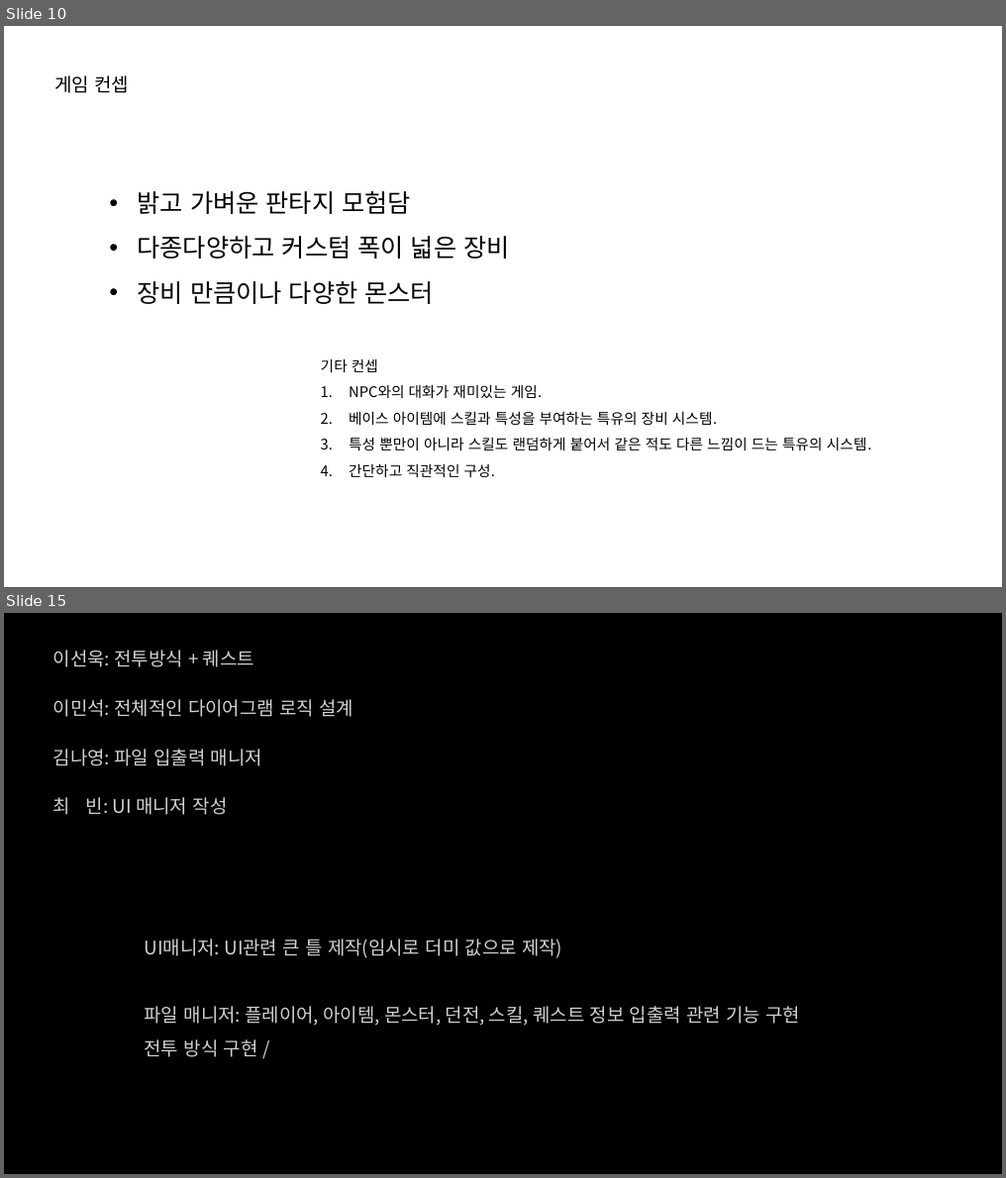
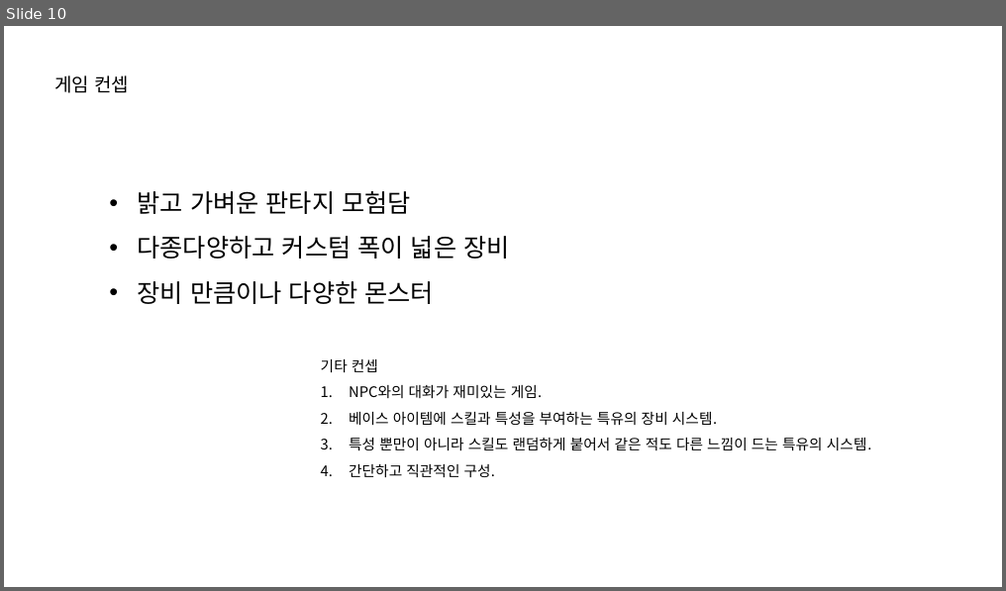
Before and after one commit to lsu0503/TextRPG_TeamProject2nd, a slide deck: Documents/TextRPG_와이어프레임.pptx. Shown one above the other, each under a label of ours: slides 10 and 15 before the commit, slide 10 after it; the slides between them are not shown. The pictures are 1006x1178 and 1006x591 pixels, drawn with LibreOffice and Linux fonts; fonts in the diff are those of the drawing. Boxes give left, top, right and bottom in pixels: in the first picture for what was removed or moved away, otherwise in the second. Text is boxed around its words. In the diff, an @@ line names an element or a change of style, - is before the commit and + after.

```diff
--- a/Documents/TextRPG_와이어프레임.pptx
+++ b/Documents/TextRPG_와이어프레임.pptx
@@ slide 15 removed at box(4, 613, 1002, 1174), background #000000 @@
@@ text removed at box(54, 650, 254, 667) @@
-이선욱: 전투방식 + 퀘스트
@@ text removed at box(54, 699, 353, 717) @@
-이민석: 전체적인 다이어그램 로직 설계
@@ text removed at box(54, 749, 262, 766) @@
-김나영: 파일 입출력 매니저
@@ text removed at box(54, 797, 228, 815) @@
-최 빈: UI 매니저 작성
@@ text removed at box(145, 939, 800, 1058) @@
-UI매니저: UI관련 큰 틀 제작(임시로 더미 값으로 제작)
-파일 매니저: 플레이어, 아이템, 몬스터, 던전, 스킬, 퀘스트 정보 입출력 관련 기능 구현
-전투 방식 구현 /
```
Also in this commit, not shown: 5 slides changed, 4 other slides removed.
